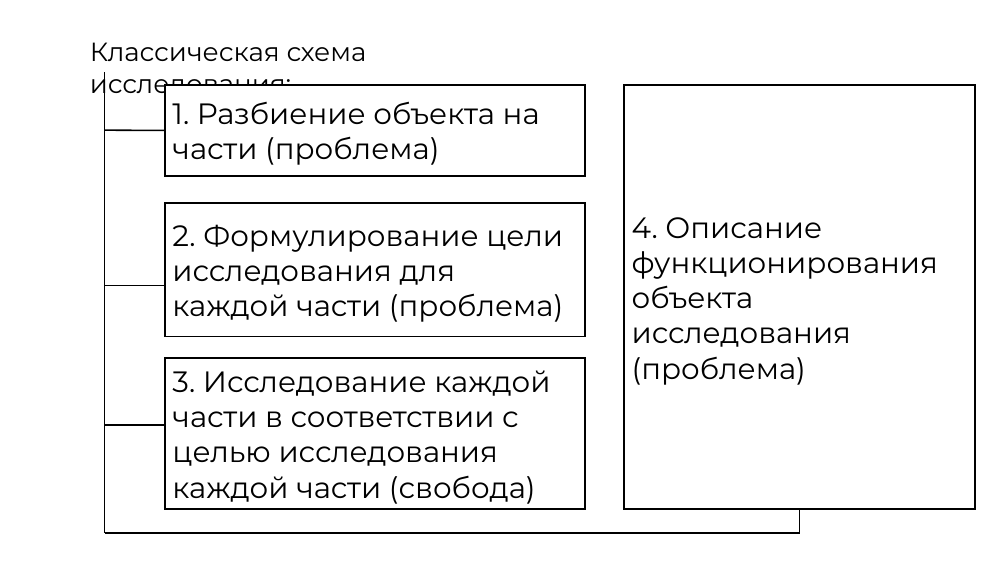
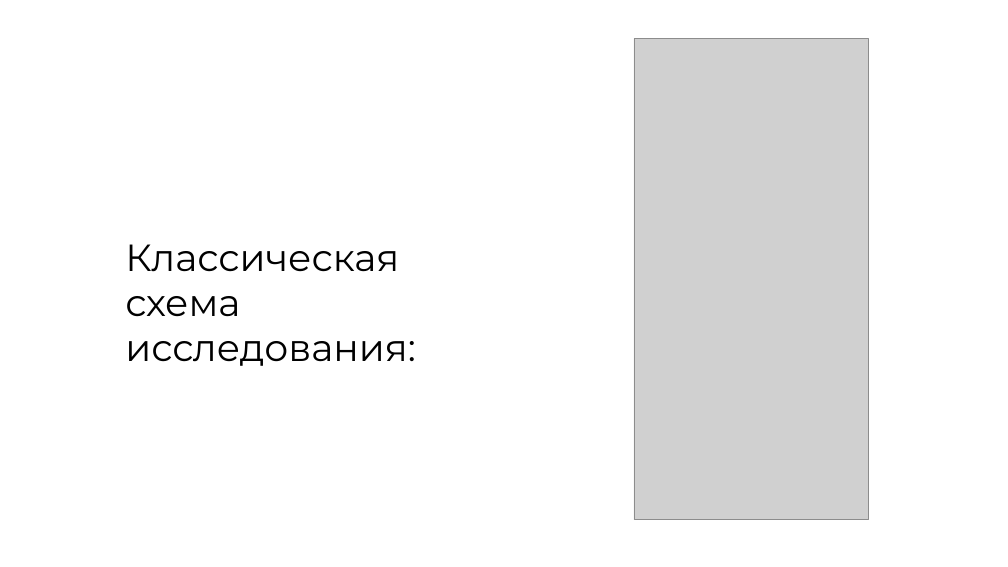
Before and after one commit to kuskas112/Labs, a slide deck: slide 8 of Основы системного анализа/lab1/lab1.pptx. Drawn at 1008x567 pixels with LibreOffice and Linux fonts; fonts in the diff are those of the drawing; grey boxes stand for pictures. Boxes give left, top, right and bottom in pixels: in the first picture for what was removed or moved away, otherwise in the second. Text is boxed around its words. In the diff, an @@ line names an element or a change of style, - is before the commit and + after.

```diff
--- a/Основы системного анализа/lab1/lab1.pptx
+++ b/Основы системного анализа/lab1/lab1.pptx
@@ picture added at bbox=[634, 39, 869, 520] @@
@@ line removed from (104, 72) to (104, 533) @@
@@ rectangle removed at bbox=[165, 85, 585, 176] @@
-1. Разбиение объекта на части (проблема)
@@ rectangle removed at bbox=[625, 85, 975, 510] @@
-4. Описание функционирования объекта исследования (проблема)
@@ line removed from (165, 131) to (104, 130) @@
@@ rectangle removed at bbox=[165, 203, 585, 337] @@
-2. Формулирование цели исследования для каждой части (проблема)
@@ text "Классическая схема исследования:": place and size @@
-text "Классическая схема исследования:" at bbox=[90, 42, 367, 99]
+text "Классическая схема исследования:" at bbox=[125, 244, 415, 366]
@@ text "Классическая схема исследования:" at bbox=[125, 244, 415, 366]: size 25 to 36 pt @@
@@ line removed from (165, 285) to (104, 285) @@
@@ rectangle removed at bbox=[165, 358, 585, 510] @@
-3. Исследование каждой части в соответствии с целью исследования каждой части (свобода)
@@ line removed from (165, 425) to (104, 425) @@
@@ line removed from (800, 509) to (800, 533) @@
@@ line removed from (800, 533) to (104, 533) @@
```
Also in this commit, not shown: 1 other slide changed, 4 slides added, 5 slides removed, 4 other files.
